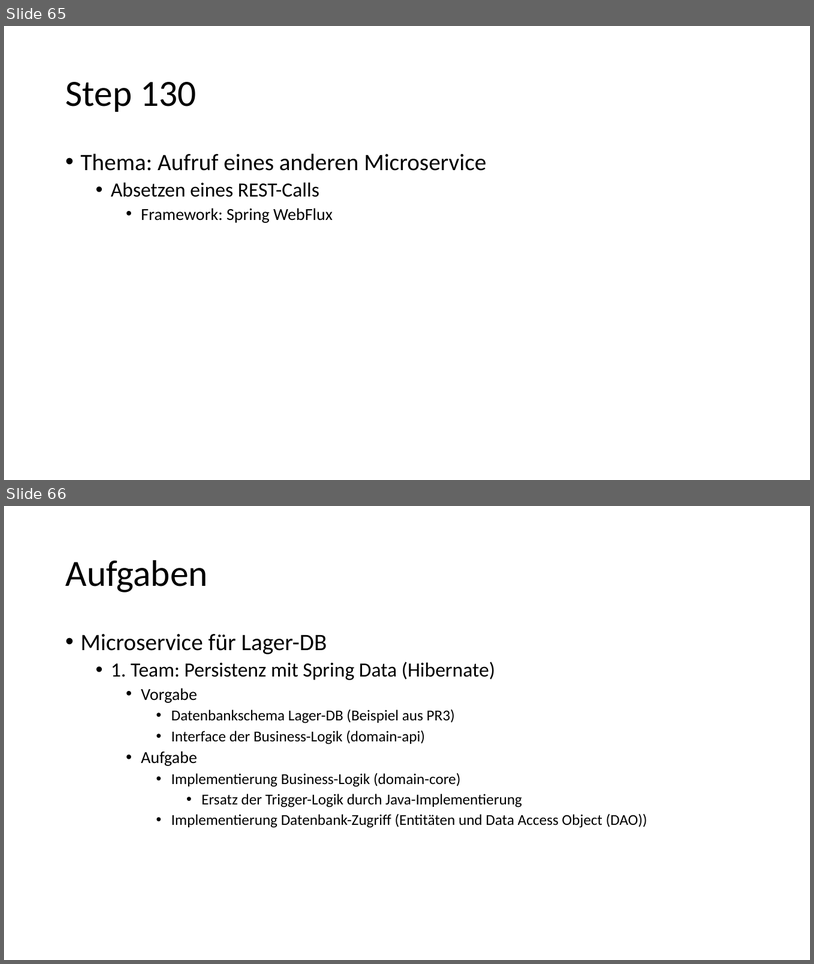
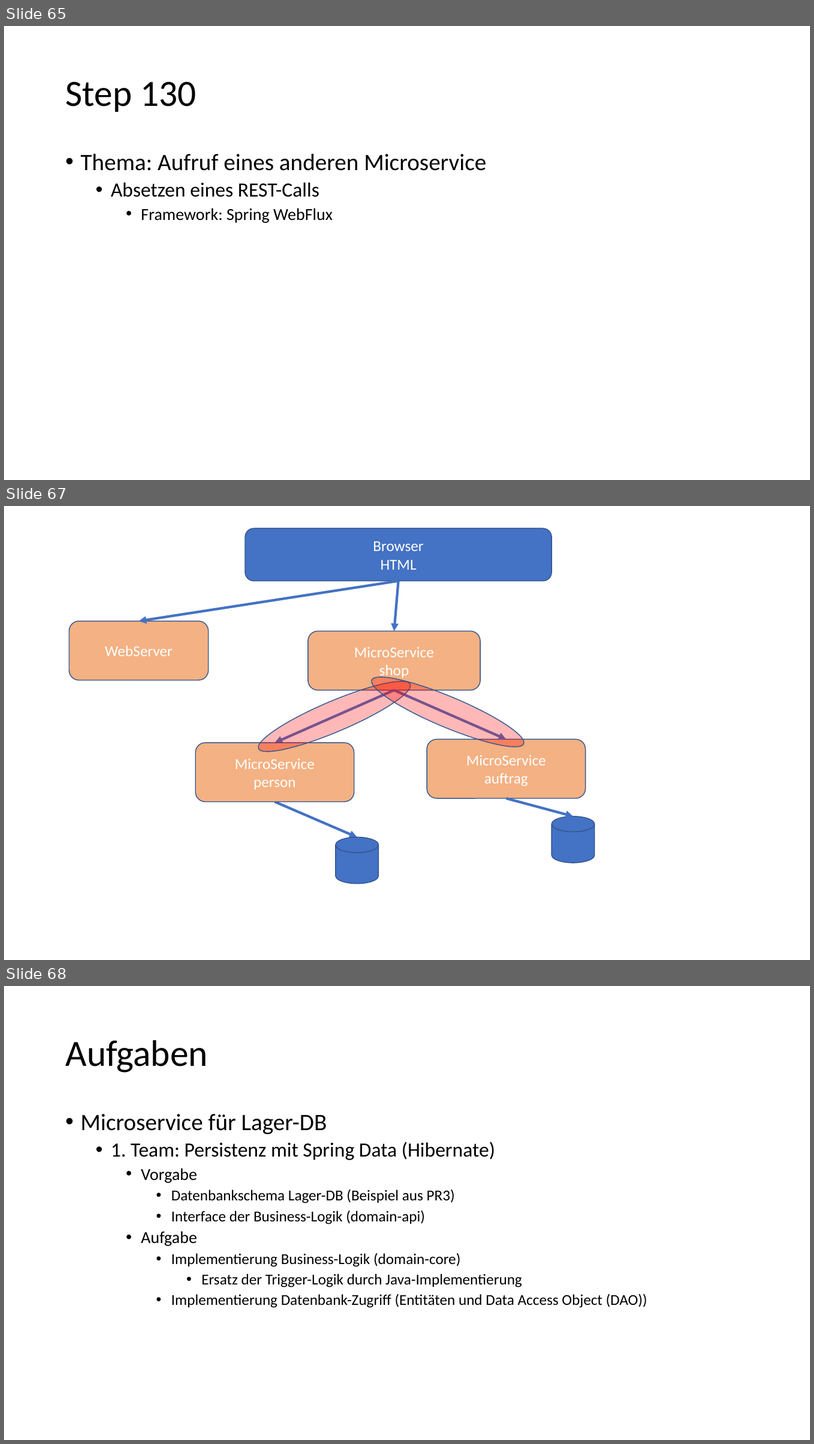
Before and after one commit to igeldo/PR4-SoSe23, a slide deck: Java-Starter.pptx. Shown one above the other, each under a label of ours: slides 65 and 66 before the commit, slides 65, 67 and 68 after it; the slides between them are not shown. The pictures are 814x964 and 814x1444 pixels, drawn with LibreOffice and Linux fonts; fonts in the diff are those of the drawing. Boxes give left, top, right and bottom in pixels: in the first picture for what was removed or moved away, otherwise in the second. Text is boxed around its words. In the diff, an @@ line names an element or a change of style, - is before the commit and + after.

```diff
--- a/Java-Starter.pptx
+++ b/Java-Starter.pptx
@@ slide 67 added at box(4, 506, 810, 960), background #FFFFFF @@
@@ rounded rectangle added at box(245, 528, 552, 581), fill #4472C4, outline #325491 1 pt, 18 pt, text #FFFFFF @@
+Browser
+HTML
@@ arrow added from (398, 581) to (139, 621), #4472C4 3 pt @@
@@ arrow added from (398, 581) to (394, 631), #4472C4 3 pt @@
@@ rounded rectangle added at box(69, 621, 209, 680), fill #F4B183, outline #325491 1 pt, 18 pt, text #FFFFFF @@
+WebServer
@@ rounded rectangle added at box(308, 631, 481, 691), fill #F4B183, outline #325491 1 pt, 18 pt, text #FFFFFF @@
+MicroService
+shop
@@ ellipse added at box(366, 666, 530, 758), fill #FF0000 at 28% opacity, outline #325491 1 pt @@
@@ ellipse added at box(252, 670, 417, 763), fill #FF0000 at 28% opacity, outline #325491 1 pt @@
@@ arrow added from (394, 690) to (275, 742), #4472C4 3 pt @@
@@ arrow added from (394, 690) to (507, 739), #4472C4 3 pt @@
@@ rounded rectangle added at box(428, 739, 586, 798), fill #F4B183, outline #325491 1 pt, 18 pt, text #FFFFFF @@
+MicroService
+auftrag
@@ rounded rectangle added at box(196, 742, 354, 802), fill #F4B183, outline #325491 1 pt, 18 pt, text #FFFFFF @@
+MicroService
+person
@@ arrow added from (275, 802) to (357, 837), #4472C4 3 pt @@
@@ arrow added from (507, 798) to (573, 816), #4472C4 3 pt @@
@@ cylinder added at box(552, 816, 595, 863), fill #4472C4, outline #325491 1 pt @@
@@ cylinder added at box(336, 837, 378, 883), fill #4472C4, outline #325491 1 pt @@
@@ what was slide 66 is now slide 68 @@
```
Also in this commit, not shown: 1 other slide added, 10 other files.
